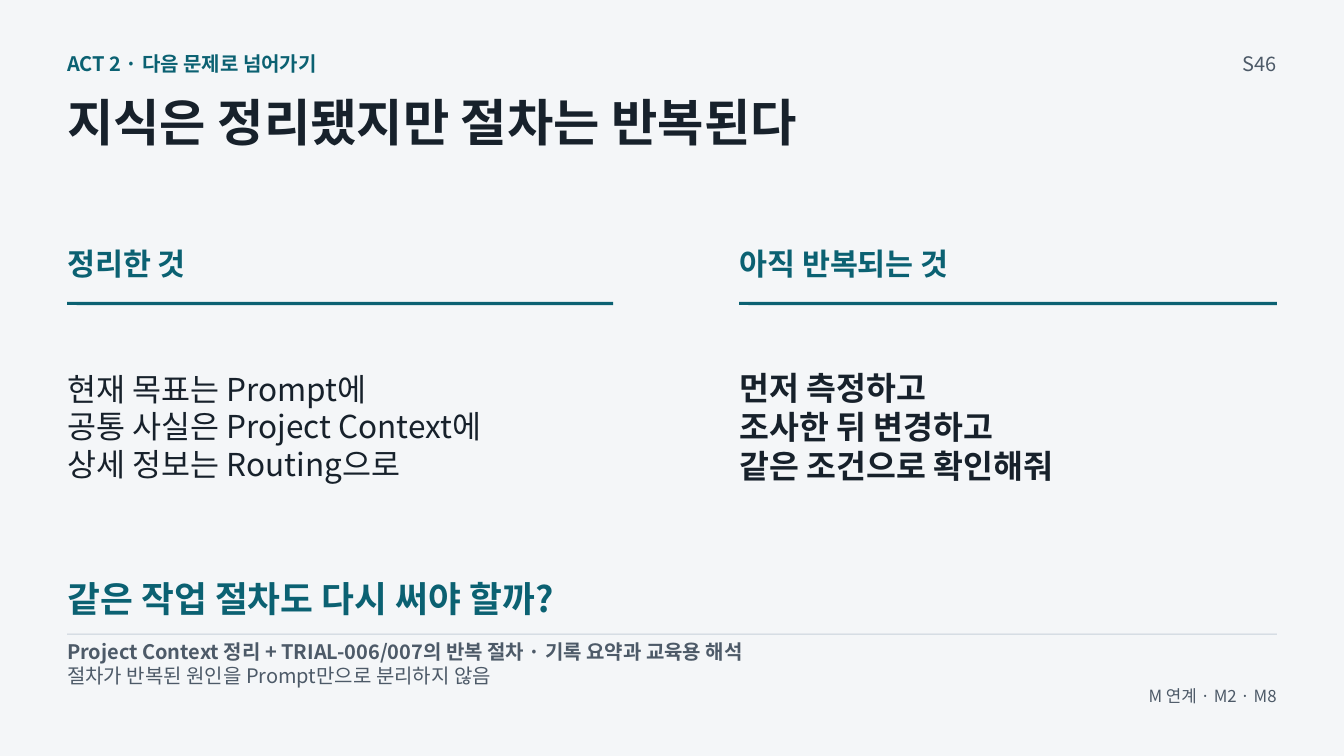
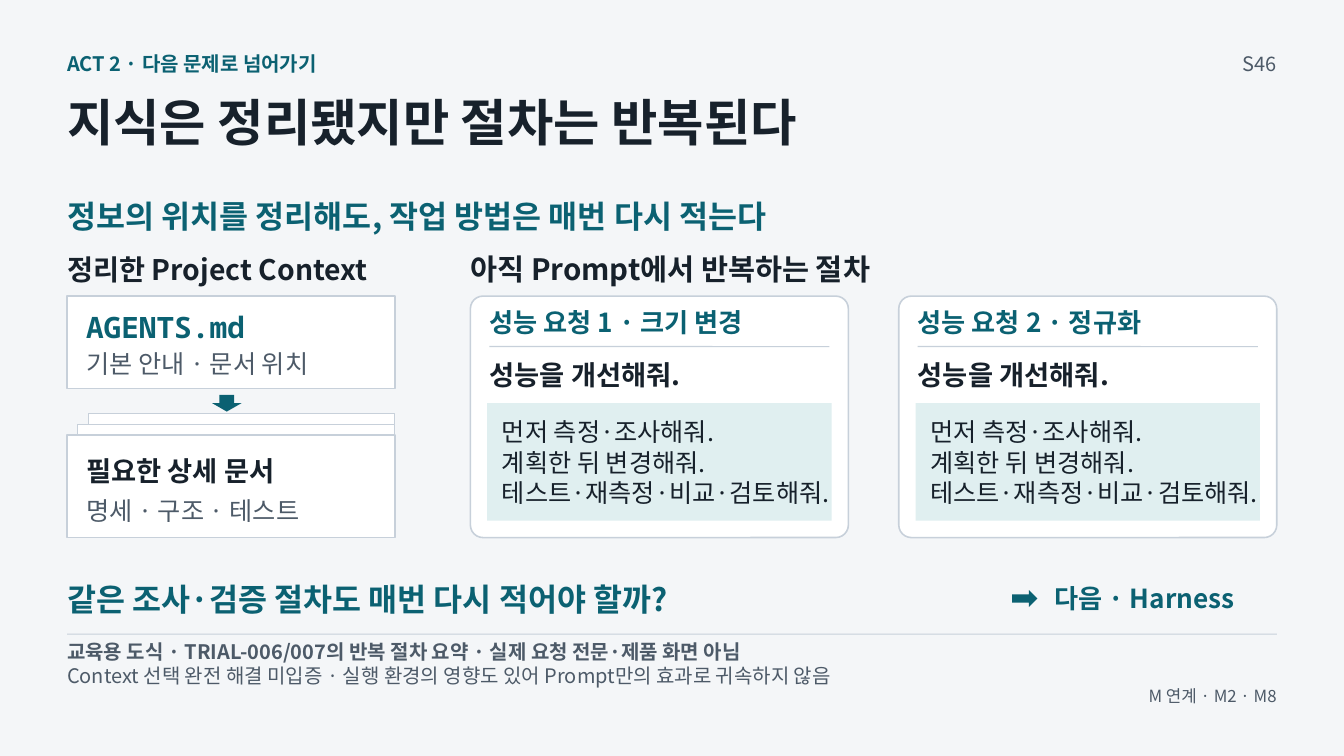
Before and after one commit to GideokKim/ai-dev-training, a slide deck: slide 15 of production/ACT_2.pptx. Drawn at 1344x756 pixels with LibreOffice and Linux fonts; fonts in the diff are those of the drawing. Boxes give left, top, right and bottom in pixels: in the first picture for what was removed or moved away, otherwise in the second. Text is boxed around its words. In the diff, an @@ line names an element or a change of style, - is before the commit and + after.

```diff
--- a/production/ACT_2.pptx
+++ b/production/ACT_2.pptx
@@ text added at <box>67,201,766,235</box>, 22.5 pt, text #0B6172, bold @@
+정보의 위치를 정리해도, 작업 방법은 매번 다시 적는다
@@ text at <box>67,256,368,287</box>: text changed; size 21.8 to 20.2 pt; text colour #0B6172 to #17212B @@
-정리한 것
+정리한 Project Context
@@ text at <box>470,255,870,287</box>: text changed; size 21.8 to 21 pt; text colour #0B6172 to #17212B @@
-아직 반복되는 것
+아직 Prompt에서 반복하는 절차
@@ rectangle added at <box>68,296,395,389</box>, fill #FFFFFF, outline #C7D0DA 1.13 pt @@
@@ rounded rectangle added at <box>471,296,849,538</box>, fill #FFFFFF, outline #C7D0DA 1.13 pt @@
@@ rounded rectangle added at <box>899,296,1277,538</box>, fill #FFFFFF, outline #C7D0DA 1.13 pt @@
@@ line removed from (68, 303) to (613, 303) @@
@@ text added at <box>86,315,245,339</box>, 21 pt, text #0B6172, bold @@
+AGENTS.md
@@ text added at <box>489,310,743,335</box>, 18.8 pt, text #0B6172, bold @@
+성능 요청 1 · 크기 변경
@@ line removed from (739, 303) to (1277, 303) @@
@@ text added at <box>918,310,1141,335</box>, 18.8 pt, text #0B6172, bold @@
+성능 요청 2 · 정규화
@@ text added at <box>86,352,308,375</box>, 18 pt, text #4D5A68 @@
+기본 안내 · 문서 위치
@@ line added from (489, 347) to (830, 347), #C7D0DA 0.75 pt @@
@@ line added from (918, 347) to (1258, 347), #C7D0DA 0.75 pt @@
@@ text removed at <box>67,375,481,484</box> @@
-현재 목표는 Prompt에
-공통 사실은 Project Context에
-상세 정보는 Routing으로
@@ text added at <box>489,362,681,388</box>, 19.5 pt, text #17212B, bold @@
+성능을 개선해줘.
@@ text added at <box>918,362,1109,388</box>, 19.5 pt, text #17212B, bold @@
+성능을 개선해줘.
@@ rectangle added at <box>89,413,395,516</box>, fill #FFFFFF, outline #C7D0DA 0.75 pt @@
@@ down arrow added at <box>212,395,241,412</box>, fill #0B6172 @@
@@ rectangle added at <box>487,403,832,521</box>, fill #E0EFF0 @@
@@ rectangle added at <box>915,403,1260,521</box>, fill #E0EFF0 @@
@@ rectangle added at <box>68,435,395,537</box>, fill #FFFFFF, outline #C7D0DA 1.13 pt @@
@@ rectangle added at <box>78,424,395,527</box>, fill #FFFFFF, outline #C7D0DA 0.75 pt @@
@@ text added at <box>502,420,830,504</box>, 18 pt, text #17212B @@
+먼저 측정·조사해줘.
+계획한 뒤 변경해줘.
+테스트·재측정·비교·검토해줘.
@@ text at <box>930,420,1258,504</box>: text changed; size 23.2 to 18 pt; bold off @@
-먼저 측정하고
-조사한 뒤 변경하고
-같은 조건으로 확인해줘
+먼저 측정·조사해줘.
+계획한 뒤 변경해줘.
+테스트·재측정·비교·검토해줘.
@@ text added at <box>86,458,274,484</box>, 19.5 pt, text #17212B, bold @@
+필요한 상세 문서
@@ text added at <box>86,499,300,522</box>, 18 pt, text #4D5A68 @@
+명세 · 구조 · 테스트
@@ text at <box>67,584,668,614</box>: text changed; size 25.5 to 22.5 pt @@
-같은 작업 절차도 다시 써야 할까?
+같은 조사·검증 절차도 매번 다시 적어야 할까?
@@ right arrow added at <box>1012,590,1037,607</box>, fill #0B6172 @@
@@ text added at <box>1054,586,1235,611</box>, 18.8 pt, text #0B6172, bold @@
+다음 · Harness
@@ text at <box>67,642,741,663</box>: text changed @@
-Project Context 정리 + TRIAL-006/007의 반복 절차 · 기록 요약과 교육용 해석
+교육용 도식 · TRIAL-006/007의 반복 절차 요약 · 실제 요청 전문·제품 화면 아님
@@ text at <box>67,662,831,688</box>: text changed @@
-절차가 반복된 원인을 Prompt만으로 분리하지 않음
+Context 선택 완전 해결 미입증 · 실행 환경의 영향도 있어 Prompt만의 효과로 귀속하지 않음
```
Also in this commit, not shown: 18 other files.
